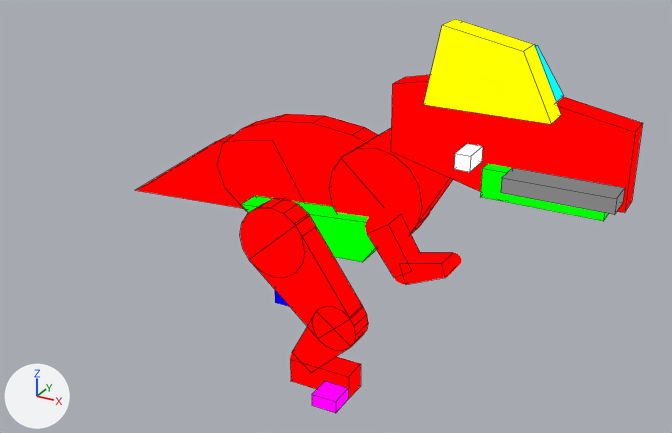
What one commit did to the Blender file assets-source/blender/dinos/dilophosaurus.blend.
One viewpoint serves both versions: a 50 mm lens placed at (52.9, -58.8, 40.7), pointed at (21.1, -1.1, 11.8). Lighting does not change. The marker at lower left points along +X, +Y and +Z. The first picture is the older version. Mesh edges are drawn as thin lines on the coarser meshes.

Objects in the first picture: 'DinoTycoon_dilophosaurus_Pose0_arm_0', 'DinoTycoon_dilophosaurus_Pose0_belly', 'DinoTycoon_dilophosaurus_Pose0_far_crest', 'DinoTycoon_dilophosaurus_Pose0_head', 'DinoTycoon_dilophosaurus_Pose0_mouth', 'DinoTycoon_dilophosaurus_Pose0_near_0', 'DinoTycoon_dilophosaurus_Pose0_near_crest', 'DinoTycoon_dilophosaurus_Pose0_near_joint_0', 'DinoTycoon_dilophosaurus_Pose0_near_joint_1', 'DinoTycoon_dilophosaurus_Pose0_neck_0', 'DinoTycoon_dilophosaurus_Pose0_neck_joint_0', 'DinoTycoon_dilophosaurus_Pose0_tail', 'DinoTycoon_dilophosaurus_Pose0_trunk' and 11 more.
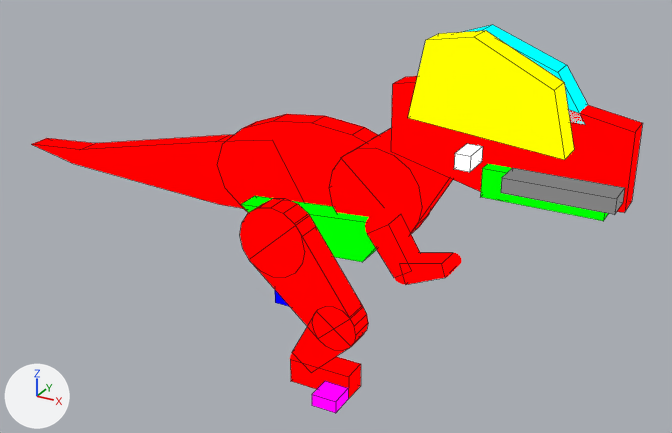
The newer file is also turned or shifted as a whole; pictures and numbers use the older file's frame.

Location of each change, (x1, y1, x2, y2) in pixels of the pictures (672 x 433 px; the box of a moved part takes in the faces that stretch with it):
```json
{"object": "DinoTycoon_dilophosaurus_Pose0_near_crest", "change": "reshaped", "before": [423, 19, 561, 124], "after": [408, 30, 574, 160], "on screen": "20% wider, 24% taller"}
{"object": "DinoTycoon_dilophosaurus_Pose0_tail", "change": "reshaped", "before": [135, 135, 303, 208], "after": [32, 135, 303, 209], "on screen": "61% wider"}
{"object": "DinoTycoon_dilophosaurus_Pose0_far_crest", "change": "reshaped", "before": [535, 45, 564, 102], "after": [463, 25, 588, 124]}
{"part": 1, "of": "me_dinotycoon_dilophosaurus_pose0_tail", "change": "moved or reshaped", "before": [135, 141, 226, 205], "after": [32, 135, 228, 205]}
```

The change, as JSON lines over the scene's bpy script:
```json
{"block": "me_dinotycoon_dilophosaurus_pose0_tail", "where": "# used by ob_dinotycoon_dilophosaurus_pose0_tail; location = (0.0, 0.0, 0.0)"}
{"op": "remove", "block": "me_dinotycoon_dilophosaurus_pose0_tail", "code": "me_dinotycoon_dilophosaurus_pose0_tail.from_pydata(...)  # 10 vertices, 7 faces; spans x 1.0..19.0, y -1.0..1.0, z 10.0..17.0"}
{"op": "add", "block": "me_dinotycoon_dilophosaurus_pose0_tail", "code": "me_dinotycoon_dilophosaurus_pose0_tail.from_pydata(...)  # 14 vertices, 9 faces; spans x -11.0..19.0, y -1.0..1.0, z 10.5..17.0"}
{"block": "me_dinotycoon_dilophosaurus_pose0_tail", "change": "me_dinotycoon_dilophosaurus_pose0_tail part 1"}
{"block": "me_dinotycoon_dilophosaurus_pose0_tail", "change": "2 vertices are removed from x 1.0, y -1.0..1.0, z 10.0"}
{"block": "me_dinotycoon_dilophosaurus_pose0_tail", "change": "4 faces are deleted"}
{"block": "me_dinotycoon_dilophosaurus_pose0_tail", "change": "6 vertices are added at (-5.0, -1.0, 12.8), (-11.0, -1.0, 12.2), (-6.0, -1.0, 11.2), (-5.0, 1.0, 12.8), (-11.0, 1.0, 12.2), (-6.0, 1.0, 11.2)"}
{"block": "me_dinotycoon_dilophosaurus_pose0_tail", "change": "6 new faces join them"}
{"block": "me_dinotycoon_dilophosaurus_pose0_far_crest", "where": "# used by ob_dinotycoon_dilophosaurus_pose0_far_crest; location = (0.0, 0.0, 0.0)"}
{"op": "remove", "block": "me_dinotycoon_dilophosaurus_pose0_far_crest", "code": "me_dinotycoon_dilophosaurus_pose0_far_crest.from_pydata(...)  # 8 vertices, 6 faces; spans x 30.0..38.0, y -4.0..-2.0, z 24.0..28.0"}
{"op": "add", "block": "me_dinotycoon_dilophosaurus_pose0_far_crest", "code": "me_dinotycoon_dilophosaurus_pose0_far_crest.from_pydata(...)  # 10 vertices, 7 faces; spans x 29.0..40.0, y -4.0..-2.0, z 23.0..28.0"}
{"block": "me_dinotycoon_dilophosaurus_pose0_far_crest", "change": "me_dinotycoon_dilophosaurus_pose0_far_crest part 2: the whole mesh is rebuilt"}
{"block": "me_dinotycoon_dilophosaurus_pose0_near_crest", "where": "# used by ob_dinotycoon_dilophosaurus_pose0_near_crest; location = (0.0, 0.0, 0.0)"}
{"op": "remove", "block": "me_dinotycoon_dilophosaurus_pose0_near_crest", "code": "me_dinotycoon_dilophosaurus_pose0_near_crest.from_pydata(...)  # 8 vertices, 6 faces; spans x 31.0..39.0, y -8.0..-6.0, z 24.0..29.0"}
{"op": "add", "block": "me_dinotycoon_dilophosaurus_pose0_near_crest", "code": "me_dinotycoon_dilophosaurus_pose0_near_crest.from_pydata(...)  # 10 vertices, 7 faces; spans x 30.0..40.0, y -8.0..-6.0, z 22.0..28.5"}
{"block": "me_dinotycoon_dilophosaurus_pose0_near_crest", "change": "me_dinotycoon_dilophosaurus_pose0_near_crest part 3: the whole mesh is rebuilt"}
```
